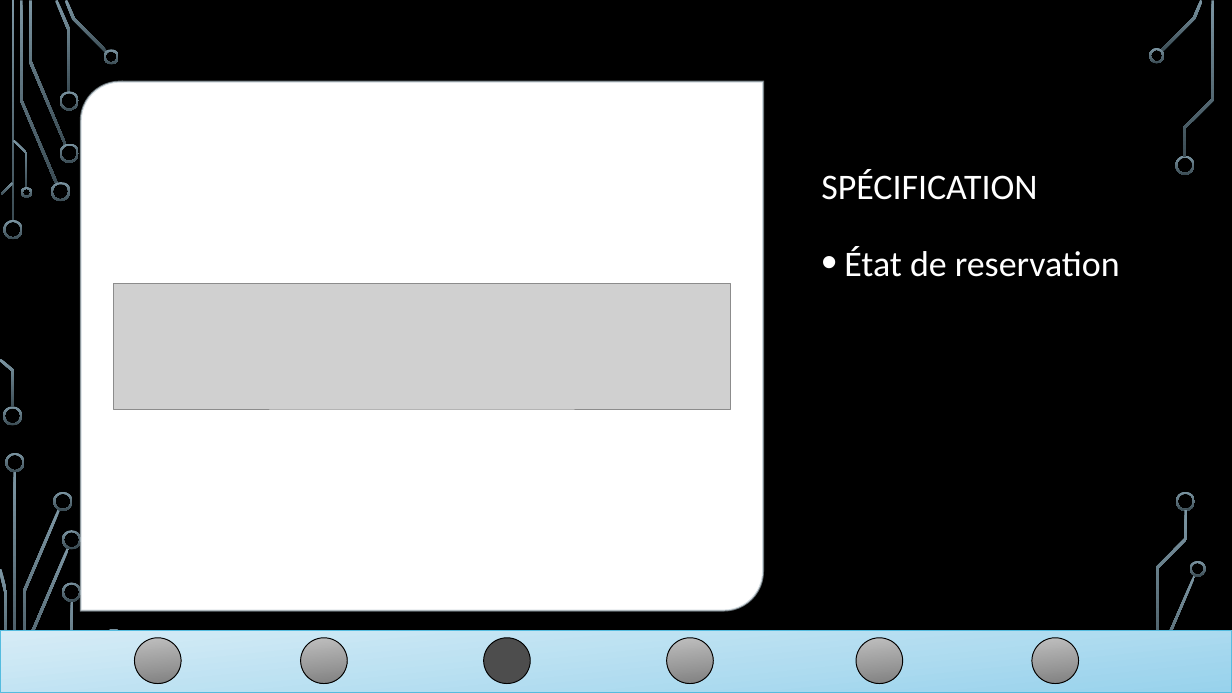
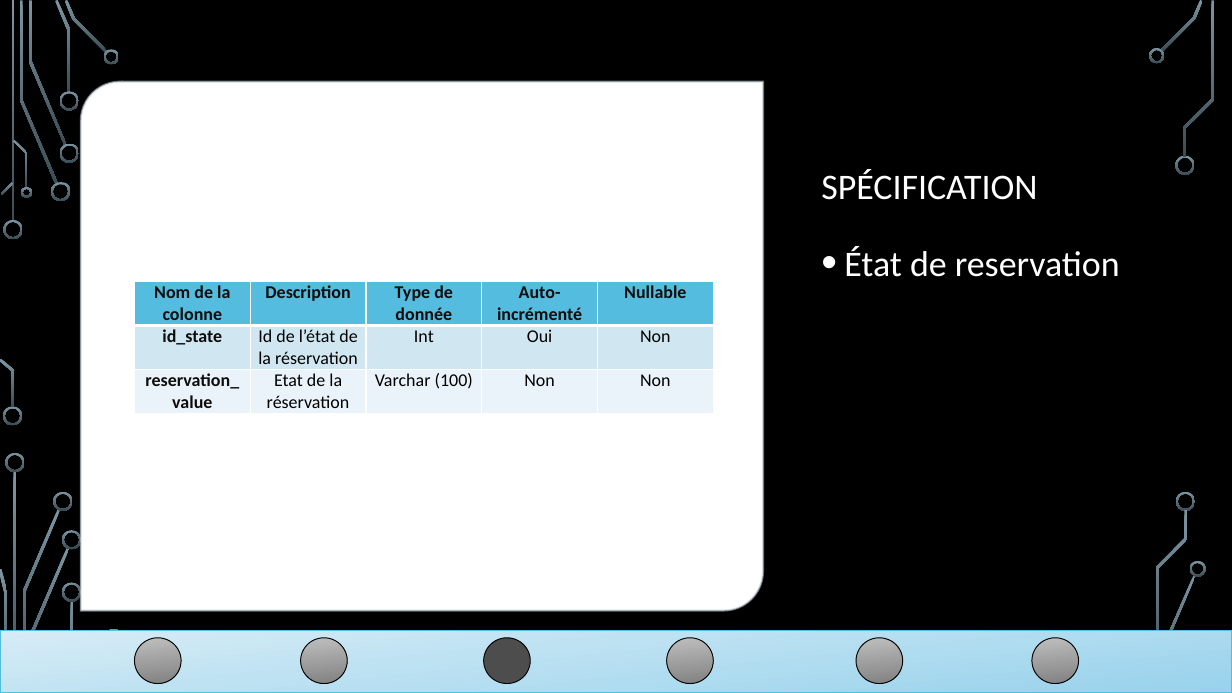
Before and after one commit to linh1902/gameshark, a slide deck: slide 18 of doc/ppt_gameshark.pptx (slide 20 before the commit). Drawn at 1232x693 pixels with LibreOffice and Linux fonts; fonts in the diff are those of the drawing; grey boxes stand for pictures; background and template pictures are left out. Boxes give left, top, right and bottom in pixels: in the first picture for what was removed or moved away, otherwise in the second. Text is boxed around its words. In the diff, an @@ line names an element or a change of style, - is before the commit and + after.

```diff
--- a/doc/ppt_gameshark.pptx
+++ b/doc/ppt_gameshark.pptx
@@ picture removed at (113,284,730,409) @@
@@ table added at (135,282,713,412), 3 rows, 5 columns @@
+Nom de la colonne | Description | Type de donnée | Auto-incrémenté | Nullable
+id_state | Id de l’état de la réservation | Int | Oui | Non
+reservation_value | Etat de la réservation | Varchar (100) | Non | Non
```
Also in this commit, not shown: 11 other slides changed, 2 slides removed, 6 other files.
